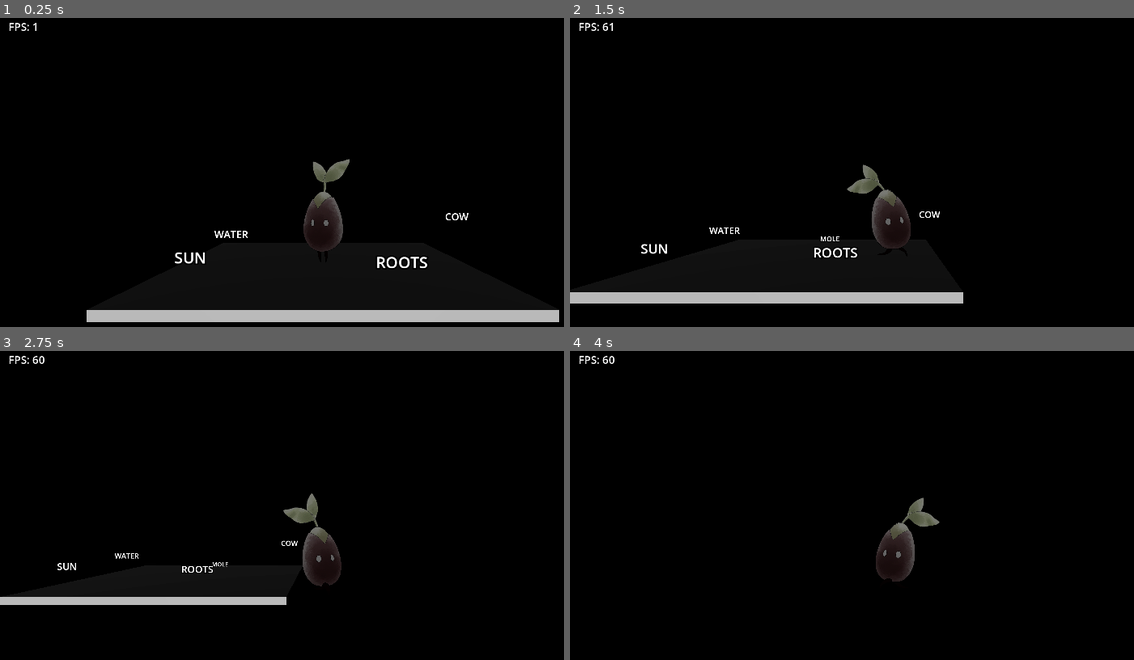
Above: before the commit, frames 1-4 (two rows, left to right).
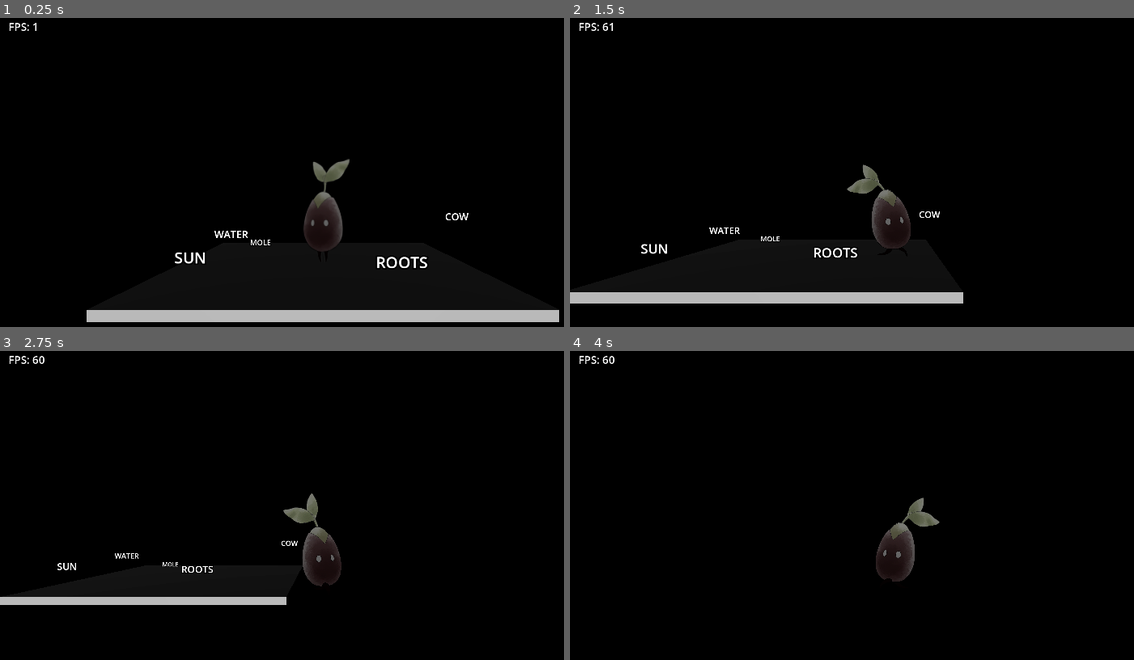
Above: after the commit, the same moments.

Repository: jxarco/ggj23
Game: Godot game, scene res://Scene.tscn
Same seed, same stepped clock (60 frames per second), same inputs: the game is played once before the commit and once after it.
Inputs:
- Up to frame 1 (0.25 s): no input
- Up to frame 2 (1.5 s): hold D (Right) 0.53-1.28 s; hold E (Interact) 0.53-1.28 s; hold S (Down) from 1.28 s (still down); tap E (Interact) at 1.35 s
- Up to frame 3 (2.75 s): release S (Down) at 2.03 s; hold D (Right) from 2.03 s (still down); hold E (Interact) from 2.03 s (still down)
- Up to frame 4 (4 s): release D (Right) at 2.78 s; release E (Interact) at 2.78 s; hold W (Up) 2.78-3.53 s; tap E (Interact) at 2.85 s; hold A (Left) from 3.53 s (still down); hold E (Interact) from 3.53 s (still down)

The runs differ from the first frame. In frame 1, 0.1% of the frame differs, in the area x 44-62%, y 45-74%; in frame 2, less than 0.1%; in frame 3, less than 0.1%; in frame 4, nothing differs.

Commit message:
ground particles added when iteracting with mole

Diff:
--- a/Player.gd
+++ b/Player.gd
@@ -87,10 +87,12 @@
 
 	if state.sunIsUp:
 		print("MOLE GETS HOT AND MAKES WRONG WATERWAY")
+		$"../GroundParticles".emitting = true
 	elif state.groundFlooded:
 		print("MOLE GETS AWAY AND DOES NOT MAKE THE WATERWAY")
 	elif not state.sunIsUp:
 		print("MOLE MAKES CORRECT WATERWAY")
+		$"../GroundParticles".emitting = true
 		state.actionSequence.push_back("MOLE")
 		state.waterwayDone = true
 
--- a/Scene.tscn
+++ b/Scene.tscn
@@ -1,8 +1,9 @@
-[gd_scene load_steps=9 format=3 uid="uid://cbq5tnw07mrka"]
+[gd_scene load_steps=13 format=3 uid="uid://cbq5tnw07mrka"]
 
 [ext_resource type="Script" path="res://Scene.gd" id="1_84ysa"]
 [ext_resource type="PackedScene" uid="uid://cpon6uc57bd78" path="res://Action.tscn" id="1_r8fxx"]
 [ext_resource type="PackedScene" uid="uid://d34ksba0fd5cj" path="res://Player.tscn" id="1_w27bx"]
+[ext_resource type="Texture2D" uid="uid://d0q0bydg2r2vt" path="res://assets/particula tierra.png" id="5_xybig"]
 
 [sub_resource type="PhysicalSkyMaterial" id="PhysicalSkyMaterial_k22va"]
 
@@ -23,6 +24,28 @@
 
 [sub_resource type="LabelSettings" id="LabelSettings_l5jo7"]
 font_size = 32
+
+[sub_resource type="ParticleProcessMaterial" id="ParticleProcessMaterial_iiqjx"]
+lifetime_randomness = 0.34
+emission_shape = 1
+emission_sphere_radius = 0.75
+direction = Vector3(0, 0, 0)
+spread = 84.6
+gravity = Vector3(0, 0.1, 0)
+initial_velocity_max = 1.0
+scale_min = 0.1
+scale_max = 0.6
+color = Color(0.717647, 0.443137, 0, 1)
+anim_offset_min = 0.1517
+anim_offset_max = 0.5225
+
+[sub_resource type="StandardMaterial3D" id="StandardMaterial3D_1yuqc"]
+transparency = 1
+albedo_texture = ExtResource("5_xybig")
+
+[sub_resource type="QuadMesh" id="QuadMesh_v4i0g"]
+material = SubResource("StandardMaterial3D_1yuqc")
+size = Vector2(0.5, 0.5)
 
 [node name="Node3D" type="Node3D"]
 script = ExtResource("1_84ysa")
@@ -45,7 +68,7 @@
 shape = SubResource("BoxShape3D_hqpuy")
 
 [node name="Mole" parent="." instance=ExtResource("1_r8fxx")]
-transform = Transform3D(1, 0, 0, 0, 1, 0, 0, 0, 1, 0.033133, 0.15328, -1.20905)
+transform = Transform3D(1, 0, 0, 0, 1, 0, 0, 0, 1, -1.34517, 0.15328, -1.20905)
 
 [node name="Label3" type="Label3D" parent="Mole"]
 text = "MOLE"
@@ -85,6 +108,16 @@
 offset_bottom = 67.0
 label_settings = SubResource("LabelSettings_l5jo7")
 
+[node name="GroundParticles" type="GPUParticles3D" parent="."]
+transform = Transform3D(1, 0, 0, 0, 1, 0, 0, 0, 1, -1.50842, 0.311757, -1.20648)
+emitting = false
+amount = 20
+one_shot = true
+speed_scale = 1.5
+explosiveness = 1.0
+process_material = SubResource("ParticleProcessMaterial_iiqjx")
+draw_pass_1 = SubResource("QuadMesh_v4i0g")
+
 [connection signal="player_entered" from="Mole" to="." method="_on_mole_player_entered"]
 [connection signal="player_entered" from="Water" to="." method="_on_water_player_entered"]
 [connection signal="player_entered" from="Cow" to="." method="_on_cow_player_entered"]
Not shown, added: assets/SEMILLA_IDLE_01.png.import
Not shown, added: assets/SEMILLA_IDLE_02.png.import
Not shown, added: assets/SEMILLA_IDLE_03.png.import
Not shown, added: assets/SEMILLA_IDLE_04.png.import
Not shown, added: assets/SEMILLA_IDLE_05.png.import
Not shown, added: assets/audio/ForestAmbience_Day.wav.import
Not shown, added: assets/audio/ForestAmbience_Night.wav.import
Not shown, added: assets/audio/KikirikiRooster_Surround.wav.import
Not shown, added: assets/audio/RiverStream.wav.import
Not shown, added: assets/audio/SeedFootstep_1.wav.import
Not shown, added: assets/audio/SeedFootstep_2.wav.import
Not shown, added: assets/audio/SeedFootstep_3.wav.import
(and 33 more such lines)
